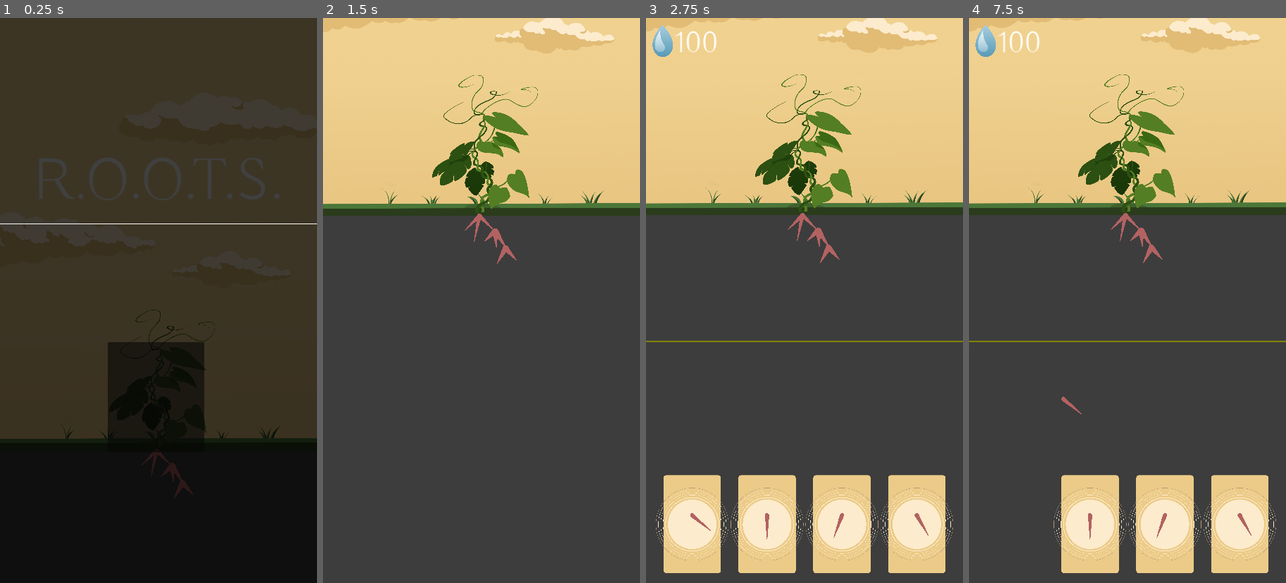
Above: before the commit, frames 1-4 (left to right).
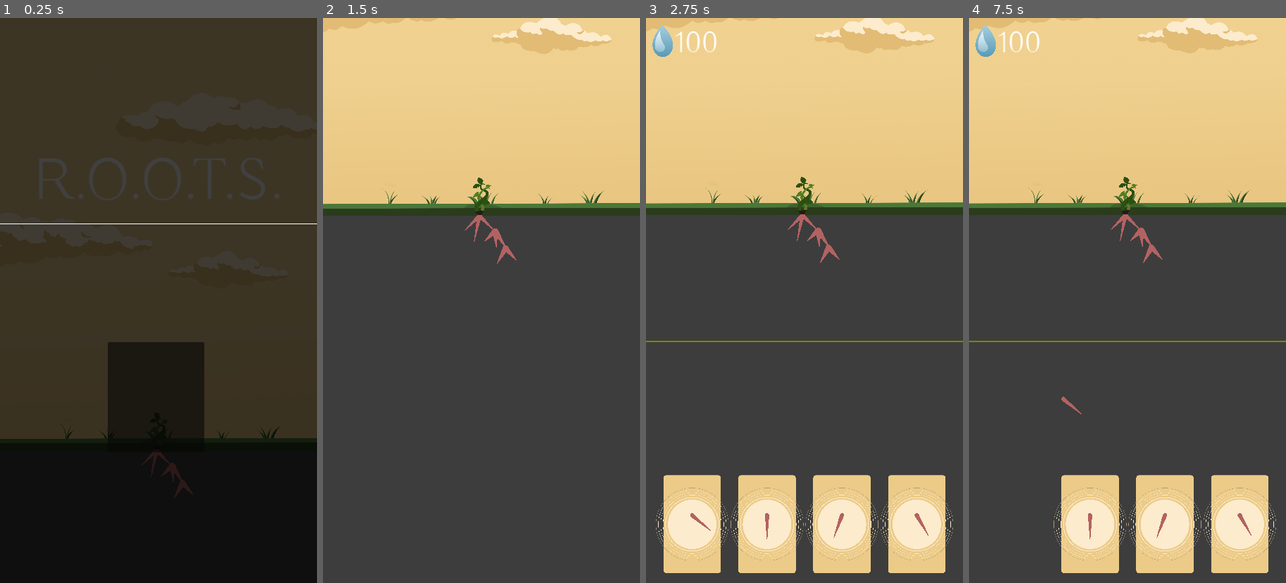
Above: after the commit, the same moments.

Repository: Disablak/ggj23
Game: Godot game, scene res://Main.tscn
Two runs of this game, one before a commit and one after it. Both use one fixed random seed, a clock stepped at 60 frames per second and the inputs below.
Inputs (mouse positions are in pixels of both pictures, inside the frame that each line leads up to):
- Up to frame 1 (0.25 s): no input
- Up to frame 2 (1.5 s): click (478, 396) at 0.5 s; drag from (478, 266) to (513, 176) at 1.27 s
- Up to frame 3 (2.75 s): drag from (801, 221) to (788, 413) at 2.02 s
- Up to frame 4 (7.5 s): move the mouse to (1124, 221) at 2.77 s; click (1124, 221) at 2.92 s; tap Enter at 3.5, 5, 6.5 s; drag from (1140, 238) to (1032, 215) at 3.52 s; tap Space at 4.25, 5.75, 7.25 s; drag from (1152, 255) to (1143, 300) at 4.27 s; drag from (1152, 255) to (1079, 159) at 5.02 s; move the mouse to (1140, 238) at 5.77 s; click (1140, 238) at 5.92 s; drag from (1140, 238) to (1064, 328) at 6.52 s; drag from (1016, 526) to (1159, 176) at 7.27 s

The runs differ from the first frame. In frame 1, less than 0.1% of the frame differs, in the area x 41-68%, y 51-74%; in frame 2, 2.5%, in the area x 0-92%, y 0-35%; in frame 3, 2.5%; in frame 4, 2.5%.

Commit message:
visual up

Diff:
--- a/levels/LevelBase.tscn
+++ b/levels/LevelBase.tscn
@@ -1,15 +1,20 @@
-[gd_scene load_steps=8 format=3 uid="uid://b3vo7or8n5ot5"]
+[gd_scene load_steps=10 format=3 uid="uid://dqip1rqf4uu1v"]
 
 [ext_resource type="Script" path="res://scripts/Level.gd" id="1_8leeb"]
 [ext_resource type="PackedScene" uid="uid://bmcsnc8is2ew7" path="res://scenes/Stick.tscn" id="1_jo4in"]
+[ext_resource type="Texture2D" uid="uid://byf5dtjjm8ho3" path="res://assets/high_test2_plant.png" id="2_gkm1m"]
 [ext_resource type="Script" path="res://scripts/Obstacle.gd" id="2_n0qyq"]
+[ext_resource type="Texture2D" uid="uid://qeida55001id" path="res://assets/medium_test2_plant.png" id="3_4n16j"]
 [ext_resource type="Texture2D" uid="uid://dh35m428vp6uh" path="res://assets/background_plant.png" id="4_6pvtt"]
+[ext_resource type="Texture2D" uid="uid://rda4ekuesgo3" path="res://assets/mini_test2_plant.png" id="4_iwk58"]
 [ext_resource type="Texture2D" uid="uid://bkv6inmu26kki" path="res://assets/white_box.png" id="5_qjhwe"]
 [ext_resource type="Texture2D" uid="uid://smcfor8w7pa2" path="res://assets/grass.png" id="6_0xb24"]
-[ext_resource type="Texture2D" uid="uid://cxigrx7vqvhnc" path="res://assets/test2_plant.png" id="6_36brk"]
 
 [node name="Level" type="Node2D"]
 script = ExtResource("1_8leeb")
+HIGH_SPRITE = ExtResource("2_gkm1m")
+MEDIUM_SPRITE = ExtResource("3_4n16j")
+LOW_SPRITE = ExtResource("4_iwk58")
 
 [node name="Stick" parent="." instance=ExtResource("1_jo4in")]
 position = Vector2(533, 700)
@@ -17,7 +22,6 @@
 
 [node name="Line2D" parent="Stick" index="3"]
 points = PackedVector2Array(2.08165e-12, 2.08165e-12, 50, 50)
-default_color = Color(0.701961, 0.384314, 0.384314, 1)
 
 [node name="Stick2" parent="." instance=ExtResource("1_jo4in")]
 position = Vector2(533, 700)
@@ -25,7 +29,6 @@
 
 [node name="Line2D" parent="Stick2" index="3"]
 points = PackedVector2Array(2.08165e-12, 2.08165e-12, -50, 50)
-default_color = Color(0.701961, 0.384314, 0.384314, 1)
 
 [node name="Stick3" parent="." instance=ExtResource("1_jo4in")]
 position = Vector2(533, 700)
@@ -33,7 +36,6 @@
 
 [node name="Line2D" parent="Stick3" index="3"]
 points = PackedVector2Array(2.08165e-12, 2.08165e-12, 2.08165e-12, 80)
-default_color = Color(0.701961, 0.384314, 0.384314, 1)
 
 [node name="Obstacle" type="Node2D" parent="."]
 position = Vector2(-156, 1162)
@@ -50,7 +52,7 @@
 
 [node name="Background" type="Sprite2D" parent="."]
 z_index = -5
-position = Vector2(545, 80)
+position = Vector2(535, 81)
 scale = Vector2(0.4, 0.364)
 texture = ExtResource("4_6pvtt")
 
@@ -68,9 +70,9 @@
 texture = ExtResource("6_0xb24")
 
 [node name="Plant" type="Sprite2D" parent="."]
-position = Vector2(555, 424)
+position = Vector2(551, 421)
 scale = Vector2(0.3, 0.3)
-texture = ExtResource("6_36brk")
+texture = ExtResource("4_iwk58")
 
 [editable path="Stick"]
 [editable path="Stick2"]
--- a/scripts/Level.gd
+++ b/scripts/Level.gd
@@ -2,4 +2,35 @@
 extends Node2D
 
 
+const GROUND_START_Y := 700
+
+@export var HIGH_SPRITE: Texture2D
+@export var MEDIUM_SPRITE: Texture2D
+@export var LOW_SPRITE: Texture2D
+
 @onready var line_lower_edge: Line2D = $LowerEdge
+@onready var plant_sprite: Sprite2D = $Plant
+
+
+func update_plant_sprite(lower_stick_y: int):
+	var finish_y := line_lower_edge.get_point_position(0).y
+	var total_height := finish_y - GROUND_START_Y
+	var one_segment_heigth := total_height / 3
+
+	if lower_stick_y > GROUND_START_Y + one_segment_heigth * 2:
+		play_tween_change_sprite(HIGH_SPRITE)
+	elif lower_stick_y > GROUND_START_Y + one_segment_heigth:
+		play_tween_change_sprite(MEDIUM_SPRITE)
+	else:
+		play_tween_change_sprite(LOW_SPRITE)
+
+
+func play_tween_change_sprite(texture: Texture2D):
+	if plant_sprite.texture == texture:
+		return
+
+	var tween = create_tween()
+	tween.tween_property(plant_sprite, "self_modulate:a", 0.0, 0.5).from(1.0)
+	tween.tween_property(plant_sprite, "self_modulate:a", 1.0, 0.5).from(0.0)
+	await tween.step_finished
+	plant_sprite.texture = texture
--- a/scripts/RootsController.gd
+++ b/scripts/RootsController.gd
@@ -269,6 +269,7 @@
 	dict_pos_and_stick.erase(child_stick.start_pos)
 
 	if is_lowest(child_stick):
+		level.update_plant_sprite(get_stick_end_pos(child_stick).y)
 		lowest_stick = child_stick
 		cur_water -= Global.PART_WATER
 	else:
@@ -284,6 +285,7 @@
 	show_hint_water(0)
 
 	try_to_spawn_new_sticks()
+
 	parent_stick.play_change_end_width()
 	child_stick.play_grow()
 
--- a/scripts/Stick.gd
+++ b/scripts/Stick.gd
@@ -102,7 +102,7 @@
 
 
 func play_change_end_width():
-	if line2d.width_curve.get_point_position(1).y == 0.5:
+	if line2d.width_curve.get_point_position(1).y >= 0.5:
 		return
 
 	var tween = create_tween()
Binary file added: assets/high_test2_plant.png
Not shown, changed: assets/high_test2_plant.png.import
Binary file added: assets/medium_test2_plant.png
Not shown, added: assets/medium_test2_plant.png.import
Binary file added: assets/mini_test2_plant.png
Not shown, added: assets/mini_test2_plant.png.import
Binary file removed: assets/test2_plant.png
